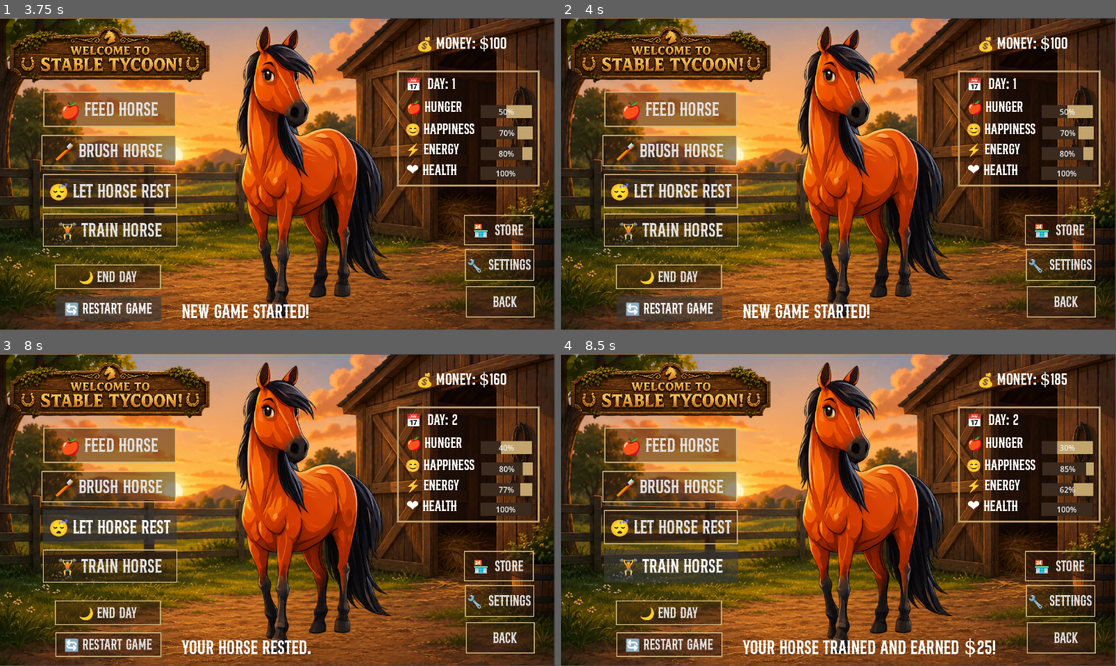
Above: before the commit, frames 1-4 (two rows, left to right).
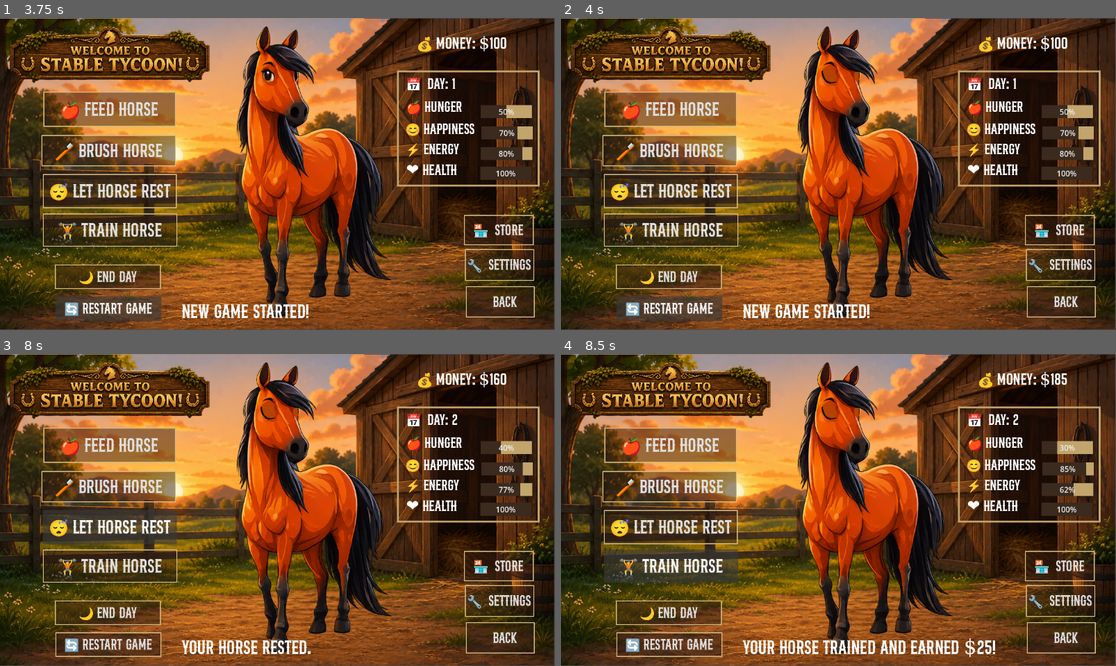
Above: after the commit, the same moments.

Repository: veronica-foltz/stable-tycoon
Game: Godot game, scene res://scenes/title_screen.tscn
The game is run twice, just before and just after one commit, with the same random seed, the same clock (stepped at 60 frames per second) and the same inputs.
Inputs:
- Up to frame 1 (3.75 s): click "Start Game" at 0.5 s; click "Back" at 1.25 s; click "Start Game" at 2 s; click "🔄 Restart Game" at 2.75 s; click "🔄 Restart Game" at 3.5 s
- Up to frame 2 (4 s): no input
- Up to frame 3 (8 s): click "🔄 Restart Game" at 4.25 s; click "🍎 Feed Horse" at 5 s; click "🌙 End Day" at 5.75 s; click "🪥 Brush Horse" at 6.5 s; click "😴 Let Horse Rest" at 7.25 s
- Up to frame 4 (8.5 s): click "🏋️ Train Horse" at 8 s

Frame 1 is identical in both runs. In frame 2, 0.2% of the frame differs, in the area x 42-70%, y 2-96%; in frame 3, 0.2%; in frame 4, 0.2%.

Commit message:
added blinking
made horse blink

Diff:
--- a/stable-tycoon/scenes/main.gd
+++ b/stable-tycoon/scenes/main.gd
@@ -8,6 +8,7 @@
 	update_money_label()
 	update_health_label()
 	update_horse_state()
+	$HorseAnimatedSprite.play("default")
 
 func _on_feed_button_pressed():
 
--- a/stable-tycoon/scenes/main.tscn
+++ b/stable-tycoon/scenes/main.tscn
@@ -5,6 +5,7 @@
 [ext_resource type="Texture2D" uid="uid://bj1y44nwuv73d" path="res://assets/images/banner.png" id="3_jyhfs"]
 [ext_resource type="AudioStream" uid="uid://s8imlkvq7ydw" path="res://assets/audio/music_for_creators-country-fun-131833.mp3" id="4_jyhfs"]
 [ext_resource type="FontFile" uid="uid://cqrg3tjofq1e3" path="res://assets/fonts/BroncoPersonalUse.ttf" id="4_tbgi4"]
+[ext_resource type="Texture2D" uid="uid://c1jc08muy5n3h" path="res://assets/images/HorseAnimationBlinkin.png" id="4_tipki"]
 [ext_resource type="Texture2D" uid="uid://fh7naon4oex3" path="res://assets/images/Horse Sprite.png" id="6_tefeu"]
 [ext_resource type="Texture2D" uid="uid://cslnpr8k7p1gd" path="res://assets/images/sick horse.png" id="7_o6xl0"]
 
@@ -26,6 +27,9 @@
 "texture": ExtResource("6_tefeu")
 }, {
 "duration": 1.0,
+"texture": ExtResource("4_tipki")
+}, {
+"duration": 1.0,
 "texture": ExtResource("6_tefeu")
 }],
 "loop": true,
@@ -86,8 +90,7 @@
 position = Vector2(656, 321)
 scale = Vector2(0.7172343, 0.7529904)
 sprite_frames = SubResource("SpriteFrames_tipki")
-frame = 2
-frame_progress = 0.12163105
+frame_progress = 0.20528689
 
 [node name="SickHorseSprite" type="Sprite2D" parent="." unique_id=1229472232]
 visible = false
Binary file added: stable-tycoon/assets/images/HorseAnimationBlinkin.png
Not shown, added: stable-tycoon/assets/images/HorseAnimationBlinkin.png.import
